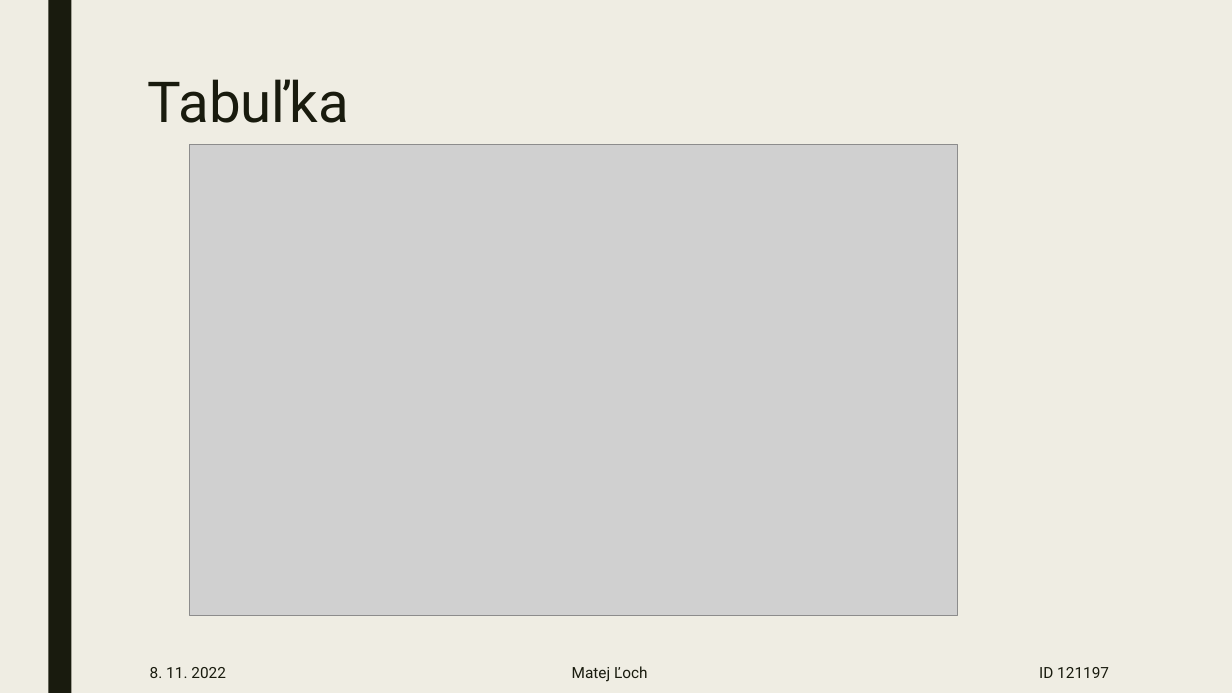
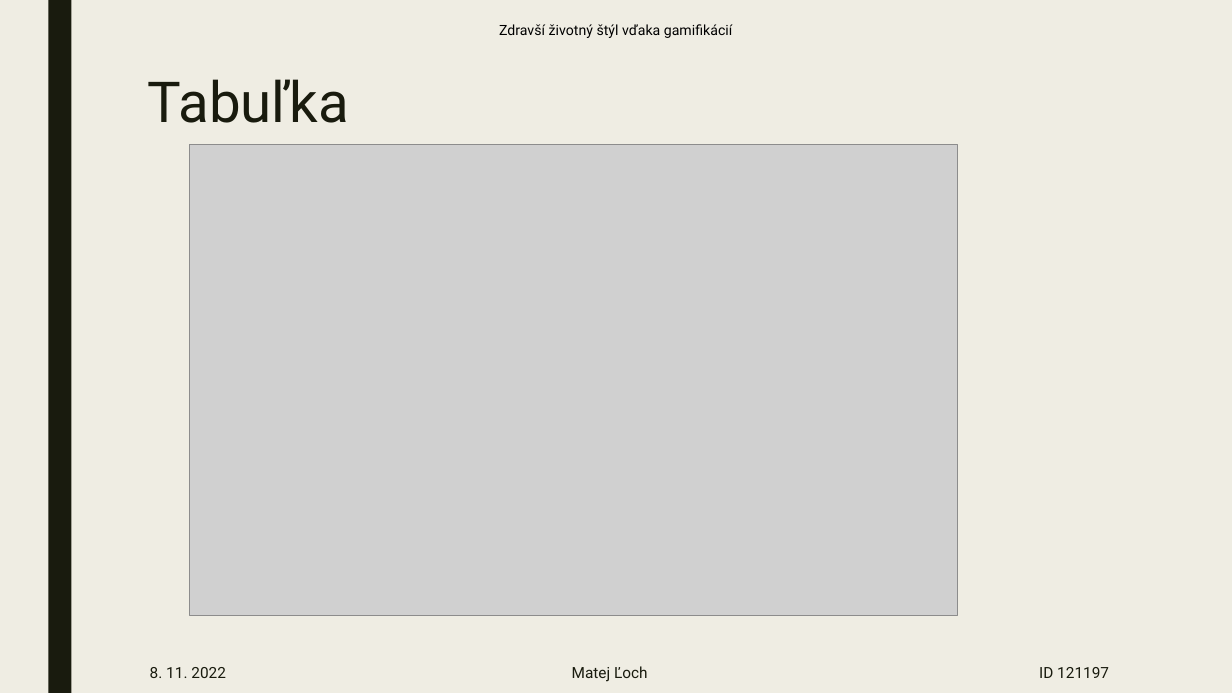
Before and after one commit to STUMatejLoch/MIP_first_semester, a slide deck: slide 3 of cvicenie_7/Lepsi_a_zdravsi_zivotný_stýl_vdaka_gamifikacii_Loch_121197.pptx. Drawn at 1232x693 pixels with LibreOffice and Linux fonts; fonts in the diff are those of the drawing; grey boxes stand for pictures. Boxes give left, top, right and bottom in pixels: in the first picture for what was removed or moved away, otherwise in the second. Text is boxed around its words. In the diff, an @@ line names an element or a change of style, - is before the commit and + after.

```diff
--- a/cvicenie_7/Lepsi_a_zdravsi_zivotný_stýl_vdaka_gamifikacii_Loch_121197.pptx
+++ b/cvicenie_7/Lepsi_a_zdravsi_zivotný_stýl_vdaka_gamifikacii_Loch_121197.pptx
@@ text added at (499, 24, 732, 38), 11 pt, text #000000 @@
+Zdravší životný štýl vďaka gamifikácií
```
Also in this commit, not shown: 2 other slides changed.
